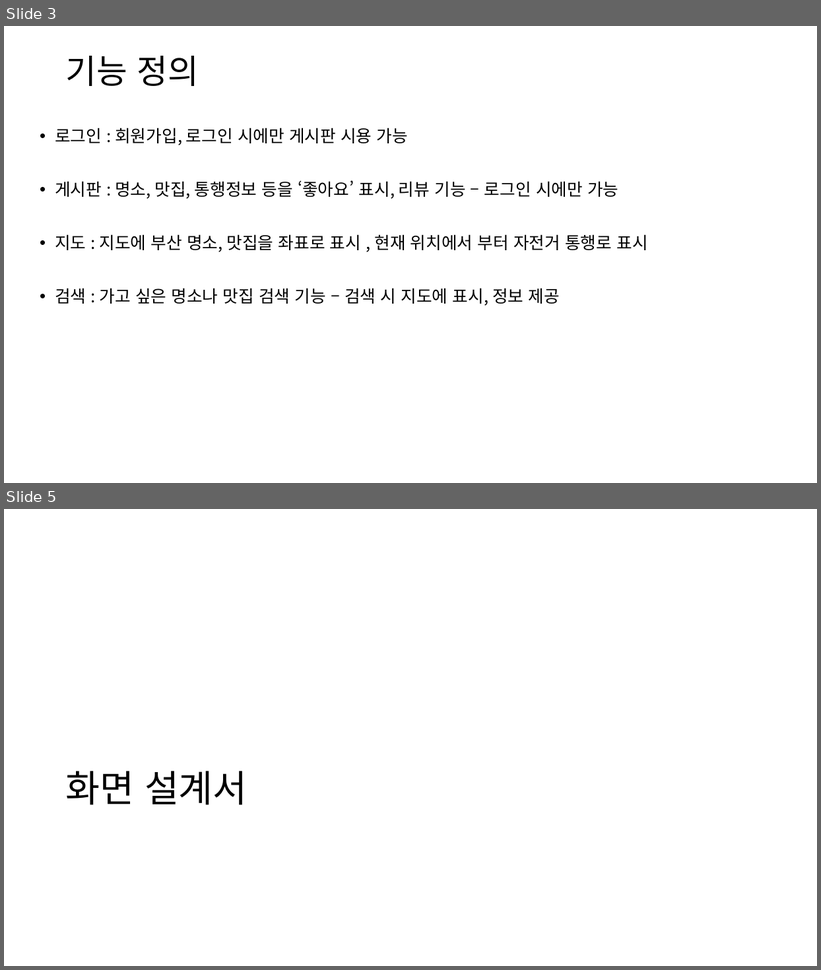
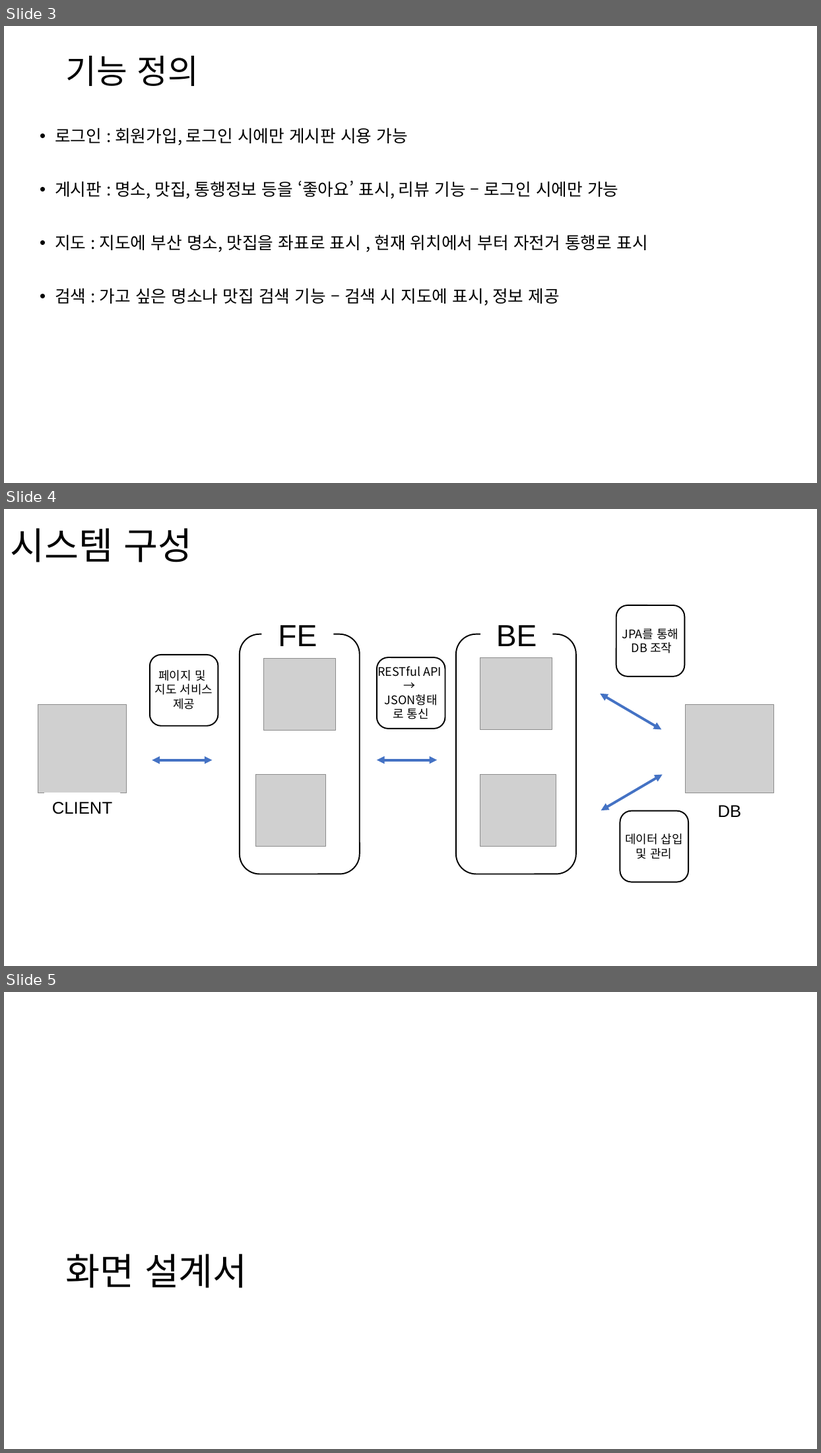
Before and after one commit to hahahahohohoho/mini_project, a slide deck: 빅데이터프로젝트계획서 (1).pptx. Shown one above the other, each under a label of ours: slides 3 and 5 before the commit, slides 3, 4 and 5 after it; the slides between them are not shown. The pictures are 821x970 and 821x1453 pixels, drawn with LibreOffice and Linux fonts; fonts in the diff are those of the drawing; grey boxes stand for pictures. Boxes give left, top, right and bottom in pixels: in the first picture for what was removed or moved away, otherwise in the second. Text is boxed around its words. In the diff, an @@ line names an element or a change of style, - is before the commit and + after.

```diff
--- a/빅데이터프로젝트계획서 (1).pptx
+++ b/빅데이터프로젝트계획서 (1).pptx
@@ slide 4 added at [4,509,817,966], background #FFFFFF @@
@@ title added at [11,528,192,562], 44 pt, text #000000 @@
+시스템 구성
@@ rounded rectangle added at [616,605,684,677], outline #000000 1.5 pt @@
@@ text added at [278,625,317,646], 36 pt, text #000000 @@
+FE
@@ text added at [496,625,537,646], 36 pt, text #000000 @@
+BE
@@ rounded rectangle added at [240,634,360,875], outline #000000 1.5 pt @@
@@ rounded rectangle added at [456,634,576,875], outline #000000 1.5 pt @@
@@ text added at [622,628,679,654], 14 pt, text #000000 @@
+JPA를 통해
+DB 조작
@@ rounded rectangle added at [150,655,218,726], outline #000000 1.5 pt @@
@@ picture added at [264,658,336,730] @@
@@ rounded rectangle added at [377,658,445,729], outline #000000 1.5 pt @@
@@ text added at [378,663,442,720], 14 pt, text #000000 @@
+RESTful API
+→
+JSON형태
+로 통신
@@ picture added at [481,658,552,730] @@
@@ text added at [155,670,213,710], 14 pt, text #000000 @@
+페이지 및
+지도 서비스
+제공
@@ picture added at [38,705,127,793] @@
@@ double arrow added from (601, 694) to (661, 730), #4472C4 3 pt @@
@@ picture added at [686,705,774,793] @@
@@ double arrow added from (152, 760) to (212, 760), #4472C4 3 pt @@
@@ double arrow added from (377, 760) to (437, 760), #4472C4 3 pt @@
@@ picture added at [256,775,326,847] @@
@@ picture added at [481,775,556,847] @@
@@ double arrow added from (601, 811) to (663, 775), #4472C4 3 pt @@
@@ rectangle added at [44,793,121,823], fill #FFFFFF, 20 pt, text #000000 @@
+CLIENT
@@ rectangle added at [692,795,768,826], fill #FFFFFF, 20 pt, text #000000 @@
+DB
@@ rounded rectangle added at [620,811,688,883], outline #000000 1.5 pt @@
@@ text added at [625,834,683,859], 14 pt, text #000000 @@
+데이터 삽입
+및 관리
```
Also in this commit, not shown: 5 slides changed, 12 other slides added, 1 slide removed, 20 other files.
